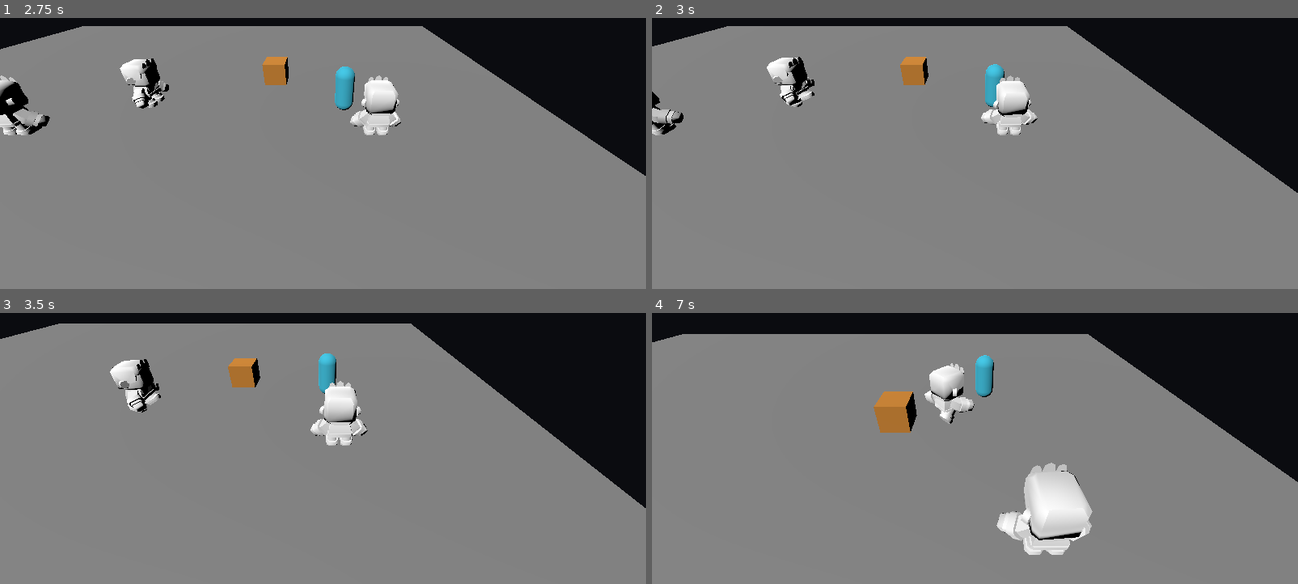
Above: before the commit, frames 1-4 (two rows, left to right).
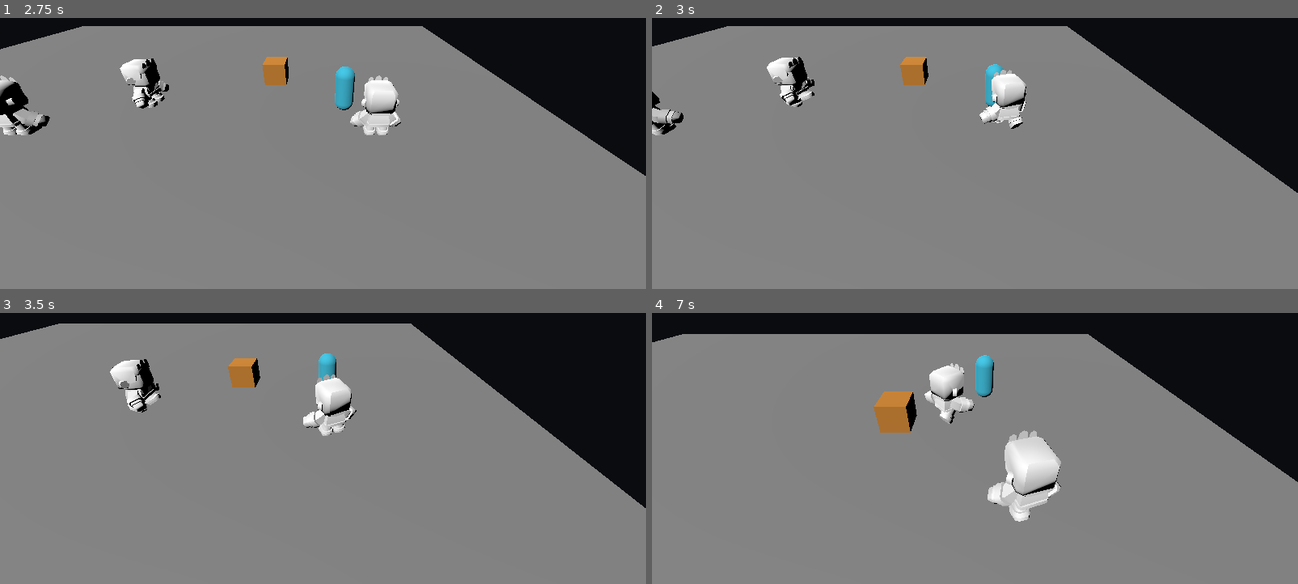
Above: after the commit, the same moments.

Repository: gabrielagudelo777-max/el-inquieto-videojuego
Game: Godot game, scene res://main.tscn
The game is run twice, just before and just after one commit, with the same random seed, the same clock (stepped at 60 frames per second) and the same inputs.
Inputs (mouse positions are in pixels of both pictures, inside the frame that each line leads up to):
- Up to frame 1 (2.75 s): move the mouse to (465, 88) at 0.52 s; hold D (move_right) 0.53-1.28 s; hold Ctrl (correr) 0.53-1.28 s; move the mouse to (193, 126) at 1.27 s; hold S (move_down) 1.28-2.03 s; tap Shift (dash) at 1.35 s; move the mouse to (387, 26) at 2.02 s; hold D (move_right) from 2.03 s (still down); tap J (disparar) at 2.1 s
- Up to frame 2 (3 s): move the mouse to (942, 180) at 2.77 s; release D (move_right) at 2.78 s; hold W (move_up) from 2.78 s (still down); tap R (hacer_ruido) at 2.85 s
- Up to frame 3 (3.5 s): keep holding W (move_up)
- Up to frame 4 (7 s): move the mouse to (1168, 456) at 3.52 s; release W (move_up) at 3.53 s; hold A (move_left) 3.53-5.03 s; tap one key every 0.75 s from 3.6 s: E (interactuar) Ctrl (correr) Shift (dash) J (disparar) R (hacer_ruido); move the mouse to (781, 348) at 4.27 s; move the mouse to (1007, 402) at 5.02 s; hold S (move_down) 5.03-5.78 s; move the mouse to (outside the picture) at 5.77 s; hold D (move_right) 5.78-6.53 s; move the mouse to (1117, 383) at 6.52 s; hold W (move_up) from 6.53 s (still down)

Frame 1 is identical in both runs. In frame 2, 1.0% of the frame differs, in the area x 50-60%, y 19-44%; in frame 3, 1.3%; in frame 4, 4.4%, in the area x 51-69%, y 43-90%.

Commit message:
T9 N2 - Tarea C - investiga y vuelve

Diff:
--- a/oyente.gd
+++ b/oyente.gd
@@ -1,10 +1,23 @@
 extends CharacterBody3D
+
+enum Estado { EN_PUESTO, INVESTIGAR, MIRAR, VOLVER }
+
+@export var rapidez: float = 2.0
+@export var tiempo_mirar: float = 2.0
+# Deja espacio para que el Oyente no choque con el jugador en el origen del ruido.
+@export var llega_a: float = 1.0
+
+var estado: Estado = Estado.EN_PUESTO
+var puesto: Vector3 = Vector3.ZERO
+var ruido_en: Vector3 = Vector3.ZERO
+var reloj: float = 0.0
 
 @onready var anim: AnimationPlayer = $Modelo/AnimationPlayer
 
 
 func _ready() -> void:
 	add_to_group("oyentes")
+	puesto = global_position
 	_reproducir("idle")
 
 
@@ -13,13 +26,75 @@
 		velocity += get_gravity() * delta
 	else:
 		velocity.y = 0.0
-	_reproducir("idle")
+
+	reloj = maxf(reloj - delta, 0.0)
+	var nuevo_estado: Estado = decidir()
+	if nuevo_estado != estado:
+		cambiar_a(nuevo_estado)
+
+	match estado:
+		Estado.EN_PUESTO, Estado.MIRAR:
+			frenar()
+		Estado.INVESTIGAR:
+			ir_a(ruido_en)
+		Estado.VOLVER:
+			ir_a(puesto)
+
 	move_and_slide()
 
 
+func decidir() -> Estado:
+	match estado:
+		Estado.INVESTIGAR:
+			if distancia_a(ruido_en) < llega_a:
+				return Estado.MIRAR
+		Estado.MIRAR:
+			if reloj <= 0.001:
+				return Estado.VOLVER
+		Estado.VOLVER:
+			if distancia_a(puesto) < 0.1:
+				return Estado.EN_PUESTO
+	return estado
+
+
+func cambiar_a(nuevo_estado: Estado) -> void:
+	estado = nuevo_estado
+	print(name, " -> ", Estado.keys()[estado], " cuadro ",
+		Engine.get_physics_frames(), " en ", global_position.snappedf(0.01))
+	if estado == Estado.MIRAR:
+		reloj = tiempo_mirar
+
+
 func oir(punto: Vector3) -> void:
-	var distancia: float = global_position.distance_to(punto)
-	print(name, " oyó algo a ", snappedf(distancia, 0.01), " m")
+	ruido_en = punto
+	if estado != Estado.INVESTIGAR:
+		cambiar_a(Estado.INVESTIGAR)
+
+
+func ir_a(destino: Vector3) -> void:
+	var hacia: Vector3 = destino - global_position
+	hacia.y = 0.0
+	var distancia: float = hacia.length()
+	if distancia < 0.05:
+		frenar()
+		return
+
+	var dir: Vector3 = hacia.normalized()
+	velocity.x = dir.x * rapidez
+	velocity.z = dir.z * rapidez
+	basis = Basis.looking_at(dir)
+	_reproducir("walk")
+
+
+func frenar() -> void:
+	velocity.x = 0.0
+	velocity.z = 0.0
+	_reproducir("idle")
+
+
+func distancia_a(punto: Vector3) -> float:
+	var origen: Vector3 = global_position
+	return Vector2(punto.x - origen.x, punto.z - origen.z).length()
 
 
 func _reproducir(nombre: StringName) -> void:
